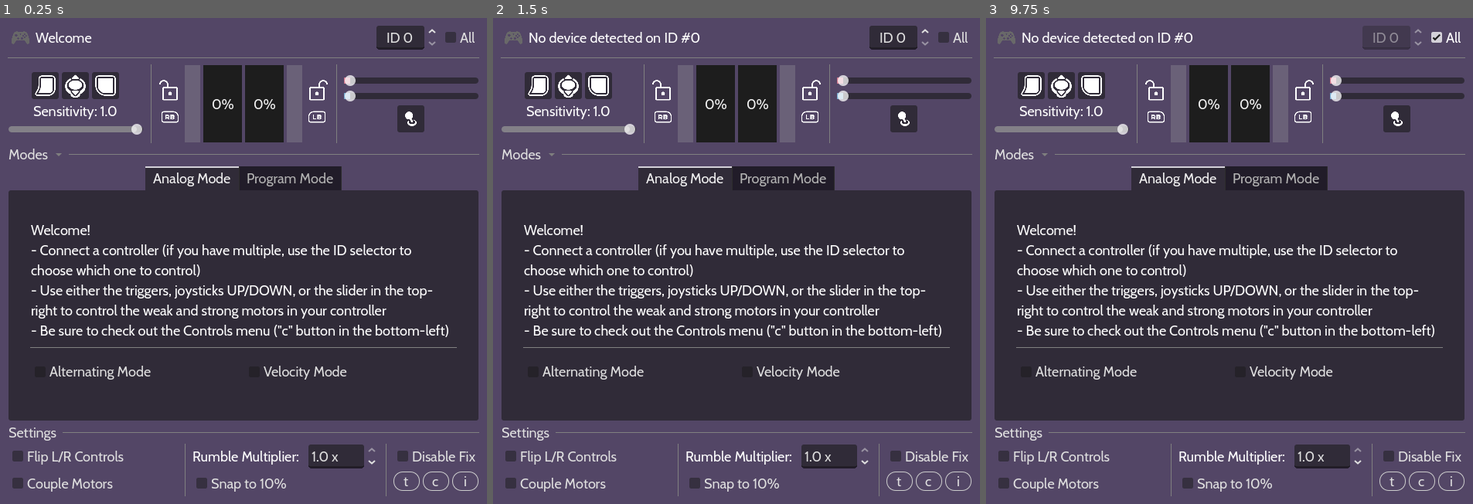
Above: before the commit, frames 1-3 (left to right).
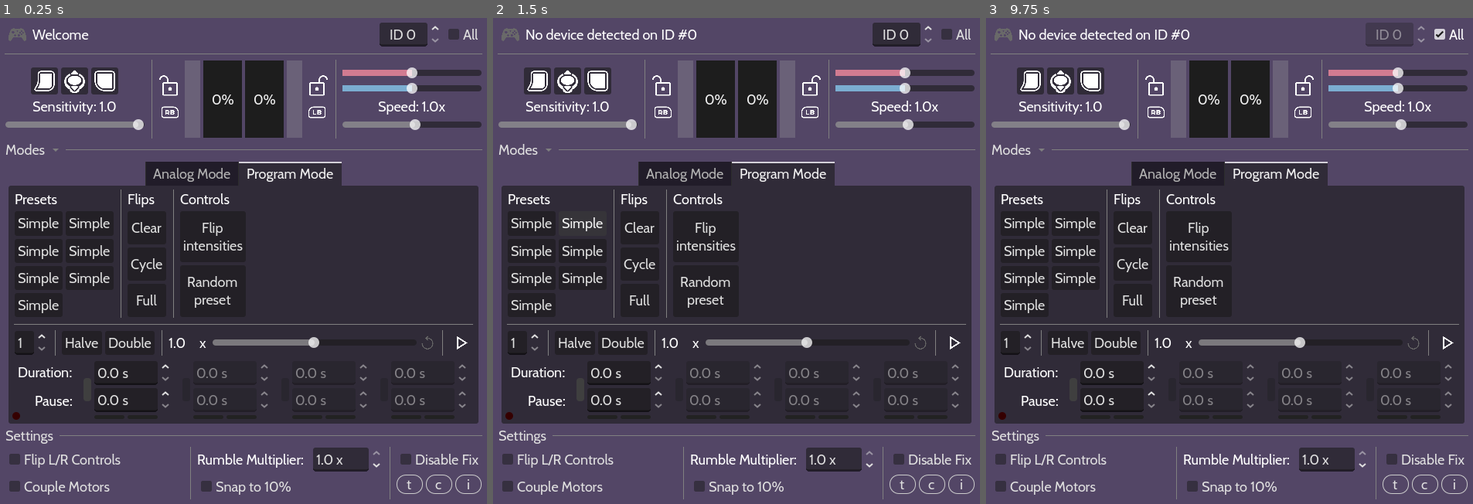
Above: after the commit, the same moments.

Repository: leosefcik/controller-rumble-tool
Game: Godot game, scene res://main.tscn
Same seed, same stepped clock (60 frames per second), same inputs: the game is played once before the commit and once after it.
Inputs (mouse positions are in pixels of both pictures, inside the frame that each line leads up to):
- Up to frame 1 (0.25 s): no input
- Up to frame 2 (1.5 s): click (531, 222) at 0.5 s, where only the run after the commit has a clickable "Simple"; click (580, 222) at 1.25 s, where only the run after the commit has a clickable "Simple"
- Up to frame 3 (9.75 s): click (1024, 251) at 2 s, where only the run after the commit has a clickable "Simple"; click (1073, 251) at 2.75 s, where only the run after the commit has a clickable "Simple"; click (1024, 275) at 3.5 s, where only the run after the commit has a clickable "Simple"; click (1073, 275) at 4.25 s, where only the run after the commit has a clickable "Simple"; click (1024, 304) at 5 s, where only the run after the commit has a clickable "Simple"; click (1132, 226) at 5.75 s, where only the run after the commit has a clickable "Clear"; click (1132, 265) at 6.5 s, where only the run after the commit has a clickable "Cycle"; click (1132, 299) at 7.25 s, where only the run after the commit has a clickable "Full"; click (1200, 236) at 8 s, where only the run after the commit has a clickable "Flip intensities"; click (1200, 290) at 8.75 s, where only the run after the commit has a clickable "Random preset"; click "All" at 9.5 s

The runs differ from the first frame. In frame 1, 17% of the frame differs, in the area x 0-100%, y 0-100%; in frame 2, 17%; in frame 3, 17%.

Commit message:
Presets setup

Diff:
--- a/main.tscn
+++ b/main.tscn
@@ -122,10 +122,10 @@
 anchors_preset = 15
 anchor_right = 1.0
 anchor_bottom = 1.0
-offset_left = 16.0
-offset_top = 16.0
-offset_right = -16.0
-offset_bottom = -16.0
+offset_left = 12.0
+offset_top = 12.0
+offset_right = -12.0
+offset_bottom = -12.0
 grow_horizontal = 2
 grow_vertical = 2
 
@@ -558,9 +558,10 @@
 size_flags_horizontal = 4
 size_flags_vertical = 3
 tab_alignment = 1
-current_tab = 0
+current_tab = 1
 
 [node name="Analog Mode" type="TabBar" parent="UI/MainVBox/ModeTabs" node_paths=PackedStringArray("UI")]
+visible = false
 layout_mode = 2
 script = ExtResource("23_seu75")
 UI = NodePath("../../..")
@@ -631,7 +632,6 @@
 exp_edit = true
 
 [node name="Program Mode" type="TabBar" parent="UI/MainVBox/ModeTabs" node_paths=PackedStringArray("PATTERN_MAKER", "UI")]
-visible = false
 layout_mode = 2
 script = ExtResource("22_a6jrf")
 PATTERN_MAKER = NodePath("VBoxContainer/PatternMaker")
@@ -652,7 +652,8 @@
 grow_vertical = 2
 alignment = 2
 
-[node name="Label" type="Label" parent="UI/MainVBox/ModeTabs/Program Mode/VBoxContainer"]
+[node name="OldText" type="Label" parent="UI/MainVBox/ModeTabs/Program Mode/VBoxContainer"]
+visible = false
 layout_mode = 2
 size_flags_vertical = 6
 text = "Program your own timings to automate rumble!
@@ -660,7 +661,106 @@
 Maybe a visual guide somewhere too."
 horizontal_alignment = 1
 
+[node name="ProgramPlaza" type="HBoxContainer" parent="UI/MainVBox/ModeTabs/Program Mode/VBoxContainer"]
+layout_mode = 2
+size_flags_vertical = 3
+
+[node name="Presets" type="VBoxContainer" parent="UI/MainVBox/ModeTabs/Program Mode/VBoxContainer/ProgramPlaza"]
+layout_mode = 2
+
+[node name="Label" type="Label" parent="UI/MainVBox/ModeTabs/Program Mode/VBoxContainer/ProgramPlaza/Presets"]
+layout_mode = 2
+text = "Presets"
+
+[node name="GridContainer" type="GridContainer" parent="UI/MainVBox/ModeTabs/Program Mode/VBoxContainer/ProgramPlaza/Presets"]
+layout_mode = 2
+size_flags_vertical = 3
+columns = 2
+
+[node name="Button" type="Button" parent="UI/MainVBox/ModeTabs/Program Mode/VBoxContainer/ProgramPlaza/Presets/GridContainer"]
+layout_mode = 2
+size_flags_vertical = 3
+text = "Simple"
+
+[node name="Button2" type="Button" parent="UI/MainVBox/ModeTabs/Program Mode/VBoxContainer/ProgramPlaza/Presets/GridContainer"]
+layout_mode = 2
+size_flags_vertical = 3
+text = "Simple"
+
+[node name="Button3" type="Button" parent="UI/MainVBox/ModeTabs/Program Mode/VBoxContainer/ProgramPlaza/Presets/GridContainer"]
+layout_mode = 2
+size_flags_vertical = 3
+text = "Simple"
+
+[node name="Button4" type="Button" parent="UI/MainVBox/ModeTabs/Program Mode/VBoxContainer/ProgramPlaza/Presets/GridContainer"]
+layout_mode = 2
+size_flags_vertical = 3
+text = "Simple"
+
+[node name="Button5" type="Button" parent="UI/MainVBox/ModeTabs/Program Mode/VBoxContainer/ProgramPlaza/Presets/GridContainer"]
+layout_mode = 2
+size_flags_vertical = 3
+text = "Simple"
+
+[node name="Button6" type="Button" parent="UI/MainVBox/ModeTabs/Program Mode/VBoxContainer/ProgramPlaza/Presets/GridContainer"]
+layout_mode = 2
+size_flags_vertical = 3
+text = "Simple"
+
+[node name="Button7" type="Button" parent="UI/MainVBox/ModeTabs/Program Mode/VBoxContainer/ProgramPlaza/Presets/GridContainer"]
+layout_mode = 2
+size_flags_vertical = 3
+text = "Simple"
+
+[node name="VSeparator" type="VSeparator" parent="UI/MainVBox/ModeTabs/Program Mode/VBoxContainer/ProgramPlaza"]
+layout_mode = 2
+
+[node name="Controls2" type="VBoxContainer" parent="UI/MainVBox/ModeTabs/Program Mode/VBoxContainer/ProgramPlaza"]
+layout_mode = 2
+
+[node name="Label" type="Label" parent="UI/MainVBox/ModeTabs/Program Mode/VBoxContainer/ProgramPlaza/Controls2"]
+layout_mode = 2
+text = "Flips"
+
+[node name="Button" type="Button" parent="UI/MainVBox/ModeTabs/Program Mode/VBoxContainer/ProgramPlaza/Controls2"]
+layout_mode = 2
+size_flags_vertical = 3
+text = "Clear"
+
+[node name="Button2" type="Button" parent="UI/MainVBox/ModeTabs/Program Mode/VBoxContainer/ProgramPlaza/Controls2"]
+layout_mode = 2
+size_flags_vertical = 3
+text = "Cycle"
+
+[node name="Button3" type="Button" parent="UI/MainVBox/ModeTabs/Program Mode/VBoxContainer/ProgramPlaza/Controls2"]
+layout_mode = 2
+size_flags_vertical = 3
+text = "Full"
+
+[node name="VSeparator2" type="VSeparator" parent="UI/MainVBox/ModeTabs/Program Mode/VBoxContainer/ProgramPlaza"]
+layout_mode = 2
+
+[node name="Controls" type="VBoxContainer" parent="UI/MainVBox/ModeTabs/Program Mode/VBoxContainer/ProgramPlaza"]
+layout_mode = 2
+
+[node name="Label" type="Label" parent="UI/MainVBox/ModeTabs/Program Mode/VBoxContainer/ProgramPlaza/Controls"]
+layout_mode = 2
+text = "Controls"
+
+[node name="Button" type="Button" parent="UI/MainVBox/ModeTabs/Program Mode/VBoxContainer/ProgramPlaza/Controls"]
+layout_mode = 2
+size_flags_vertical = 3
+text = "Flip
+intensities"
+
+[node name="Button2" type="Button" parent="UI/MainVBox/ModeTabs/Program Mode/VBoxContainer/ProgramPlaza/Controls"]
+layout_mode = 2
+size_flags_vertical = 3
+text = "Random
+preset"
+
 [node name="PlaceholderPresets" type="HBoxContainer" parent="UI/MainVBox/ModeTabs/Program Mode/VBoxContainer"]
+visible = false
 layout_mode = 2
 alignment = 1
 
--- a/script/program_mode.gd
+++ b/script/program_mode.gd
@@ -186,6 +186,7 @@
 
 
 ### PATTERN LOGIC - FLIP
+
 # Stored flip values --> Flip button values
 func _update_ui_flip_values() -> void:
 	for i in range(ROWS):
--- a/theme.tres
+++ b/theme.tres
@@ -59,7 +59,7 @@
 FlipButton/styles/hover = SubResource("StyleBoxFlat_mihib")
 FlipButton/styles/normal = SubResource("StyleBoxFlat_vj6dk")
 FlipButton/styles/pressed = SubResource("StyleBoxFlat_110ce")
-HSeparator/constants/separation = 12
+HSeparator/constants/separation = 10
 HeaderLarge/font_sizes/font_size = 28
 HeaderLarge/fonts/font = ExtResource("2_vj6dk")
 LineEdit/constants/minimum_character_width = 1
@@ -71,4 +71,4 @@
 ProgressBar/styles/background = SubResource("StyleBoxFlat_wvktn")
 RichTextLabel/fonts/bold_font = ExtResource("1_cjfk0")
 RichTextLabel/fonts/italics_font = ExtResource("2_110ce")
-VSeparator/constants/separation = 12
+VSeparator/constants/separation = 10
